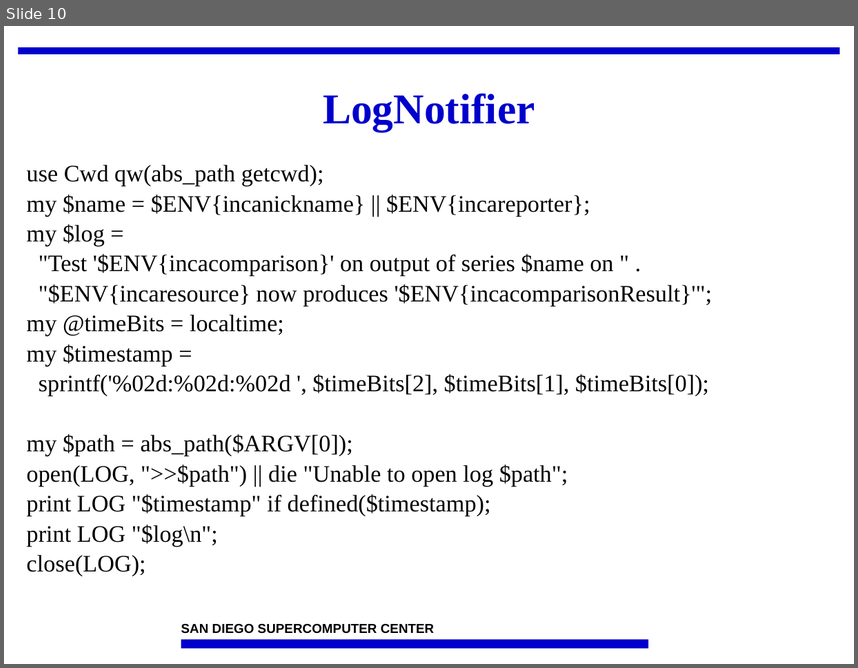
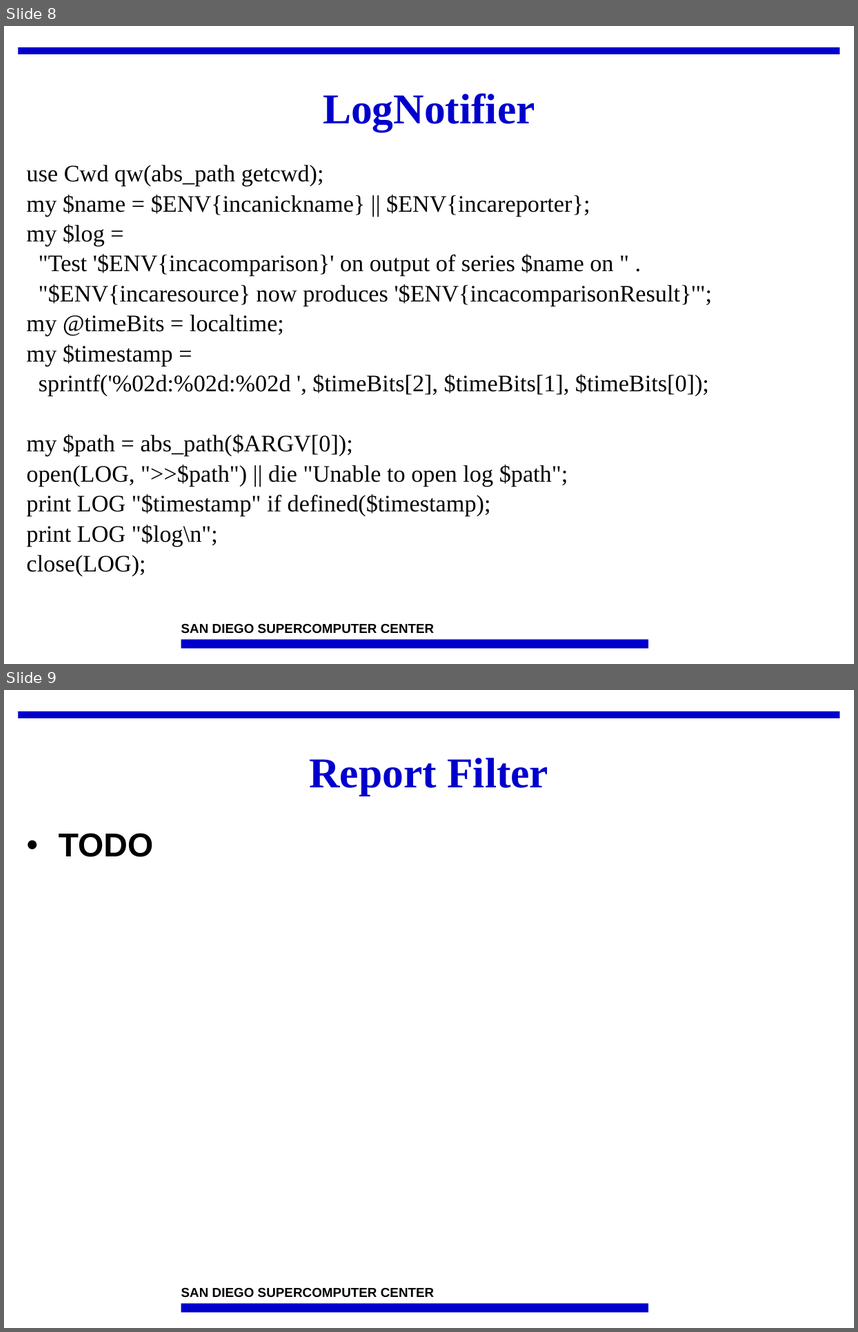
Before and after one commit to IncaProject/inca-xsede, a slide deck: talks/2008workshop/depot.ppt. Shown one above the other, each under a label of ours: slide 10 before the commit, slides 8 and 9 after it. The pictures are 858x668 and 858x1332 pixels, drawn with LibreOffice and Linux fonts; fonts in the diff are those of the drawing; background and template pictures are left out. Boxes give left, top, right and bottom in pixels: in the first picture for what was removed or moved away, otherwise in the second. Text is boxed around its words. In the diff, an @@ line names an element or a change of style, - is before the commit and + after.

```diff
--- a/talks/2008workshop/depot.ppt
+++ b/talks/2008workshop/depot.ppt
@@ slide 9 added at bbox=[4, 690, 854, 1328], background #FFFFFF; not listed: 3 template elements that a slide beside it also shows @@
@@ title added at bbox=[309, 758, 548, 795], 36 pt, text #0000CC, bold @@
+Report Filter
@@ text added at bbox=[59, 833, 153, 857], 28 pt, text #000000, bold @@
+• TODO
@@ what was slide 10 is now slide 8 @@
```
Also in this commit, not shown: 5 slides changed, 1 other slide added, 2 slides removed.
